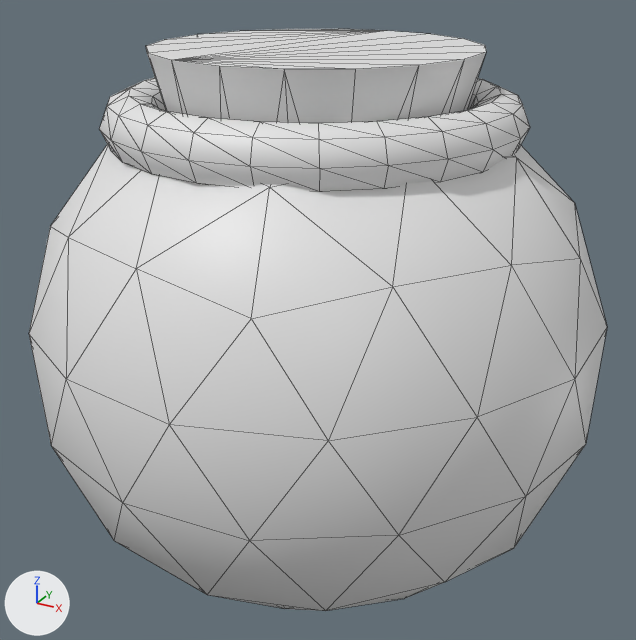
The FBX model Modèles/Bombe.FBX, before and after one commit.
Rendered twice from a camera (50 mm lens) standing at (0.981, -1.779, 1.826) and looking at (0.001, 0.002, 0.936). Every picture has the same lights, and +X, +Y and +Z are marked at lower left. Mesh edges are drawn as thin lines. Where no turn or scale is listed for an object, it has been applied to the vertices.

The scene before the commit, as lines of its bpy script (objects in view):
```python
me_mesh = bpy.data.meshes.new('Mesh')
me_mesh.from_pydata(...)  # 320 vertices, 632 faces; spans x -0.682..0.702, y -0.694..0.686, z -1.083..0.159
ob_bombe = bpy.data.objects.new('Bombe', me_mesh)
ob_bombe.location = (-0.018, 0.021, 1.437)
```
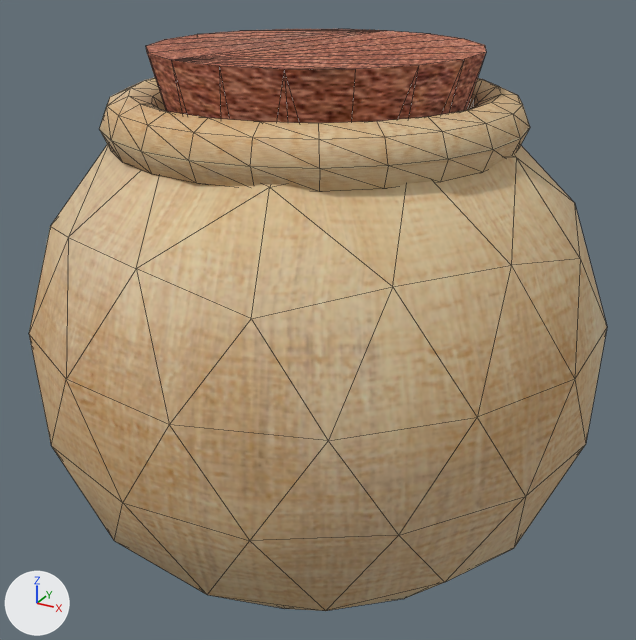
Changed parts and their boxes (x1, y1, x2, y2) in the pictures (636 x 640 px):
part 1 of me_mesh, recoloured (grey to beige)
    both: (29, 78, 607, 611)
part 2 of me_mesh, recoloured (white to brown)
    both: (146, 29, 486, 123)
part 3 of me_mesh, recoloured (grey to brown)
    both: (172, 56, 485, 123)

Edits to the bpy script that builds the scene:
```text
Add img_prodotti_7100_prelc5d5e62e_8f47_4a7e_86d2_d1ab080317ec_jpg:
    img_prodotti_7100_prelc5d5e62e_8f47_4a7e_86d2_d1ab080317ec_jpg = load_image('prodotti-7100-prelc5d5e62e-8f47-4a7e-86d2-d1ab080317ec.jpg', 'Textures/prodotti-7100-prelc5d5e62e-8f47-4a7e-86d2-d1ab080317ec.jpg', 4724, 2362, 'sRGB')
Add img_3658580_texture_d_39_un_terrain_de_basket_ball_jpg:
    img_3658580_texture_d_39_un_terrain_de_basket_ball_jpg = load_image('3658580-texture-d-39-un-terrain-de-basket-ball.jpg', 'Textures/3658580-texture-d-39-un-terrain-de-basket-ball.jpg', 400, 267, 'sRGB')
Add mat_material__13:
    mat_material__13 = principled_material('Material #13')
    mat_material__13.texture = img_prodotti_7100_prelc5d5e62e_8f47_4a7e_86d2_d1ab080317ec_jpg
    mat_material__13.roughness = 0.859
Add mat_material__14:
    mat_material__14 = principled_material('Material #14')
    mat_material__14.texture = img_3658580_texture_d_39_un_terrain_de_basket_ball_jpg
    mat_material__14.roughness = 0.859
Change me_mesh:
    where me_mesh.from_pydata(...)  # 320 vertices, 632 faces; spans x -0.682..0.702, y -0.694..0.686, z -1.083..0.159
    used by ob_bombe; location = (-0.018, 0.021, 1.437)
    me_mesh part 1: 564 of the faces centred in x -0.672..0.692, y -0.684..0.675, z -1.081..0.062 switch from no material to mat_material__13 (picture img_prodotti_7100_prelc5d5e62e_8f47_4a7e_86d2_d1ab080317ec_jpg)
    me_mesh part 2: 34 of the faces centred in x -0.335..0.341, y -0.364..0.342, z 0.02..0.159 switch from no material to mat_material__14 (picture img_3658580_texture_d_39_un_terrain_de_basket_ball_jpg)
    me_mesh part 3: 34 of the faces centred in x -0.299..0.305, y -0.301..0.294, z -0.259..-0.12 switch from no material to mat_material__14 (picture img_3658580_texture_d_39_un_terrain_de_basket_ball_jpg)
```
